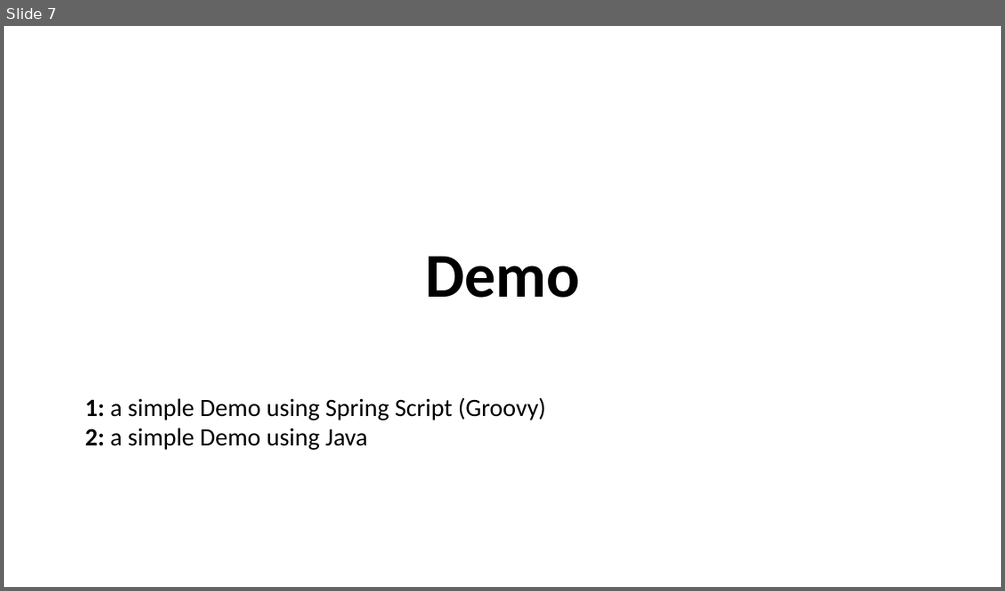
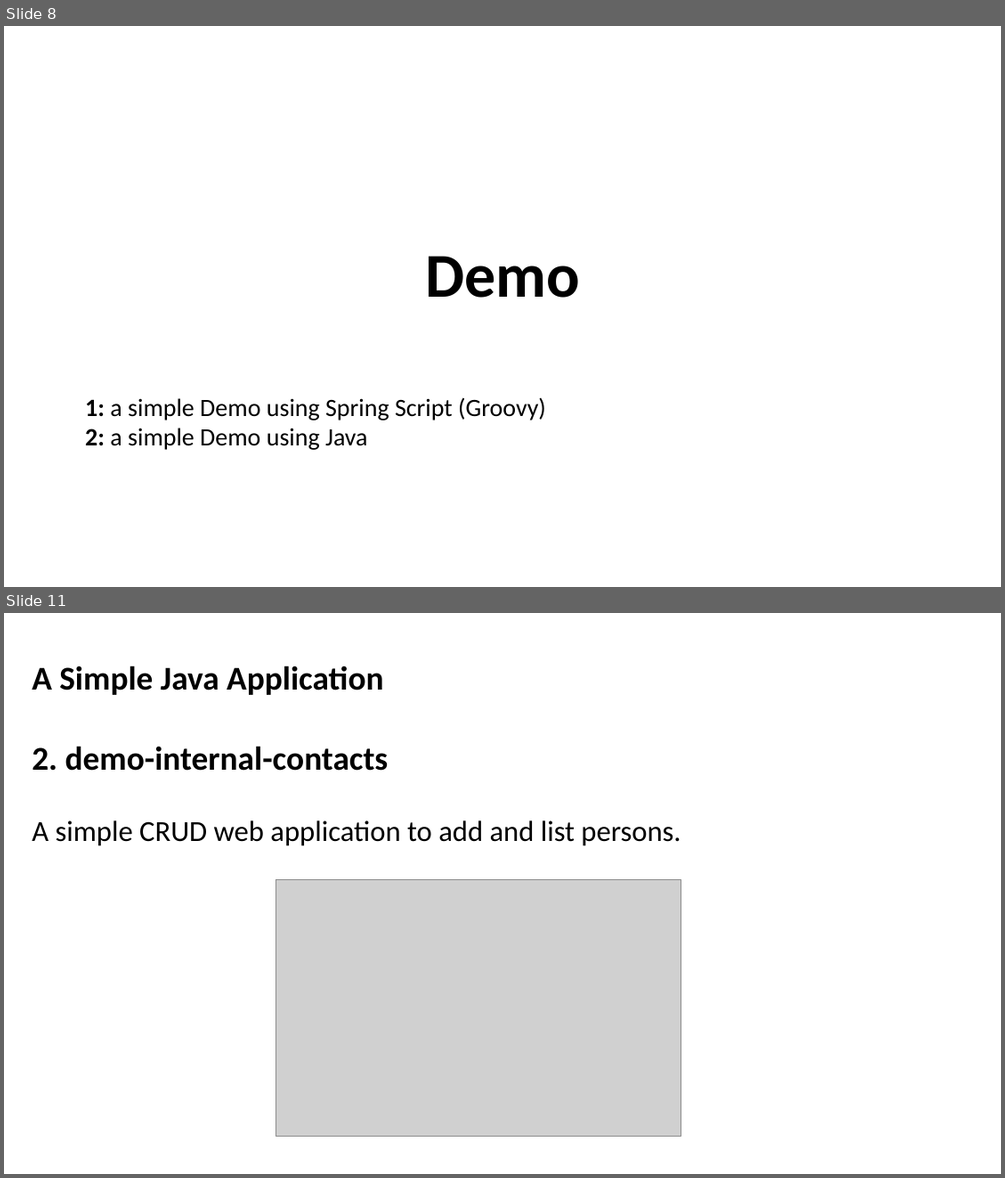
Before and after one commit to marcelovgomes/demo-internal-contacts, a slide deck: presentation_resources/spring-boot-demo-presentation.pptx. Shown one above the other, each under a label of ours: slide 7 before the commit, slides 8 and 11 after it; the slides between them are not shown. The pictures are 1005x591 and 1005x1178 pixels, drawn with LibreOffice and Linux fonts; fonts in the diff are those of the drawing; grey boxes stand for pictures. Boxes give left, top, right and bottom in pixels: in the first picture for what was removed or moved away, otherwise in the second. Text is boxed around its words. In the diff, an @@ line names an element or a change of style, - is before the commit and + after.

```diff
--- a/presentation_resources/spring-boot-demo-presentation.pptx
+++ b/presentation_resources/spring-boot-demo-presentation.pptx
@@ slide 11 added at (4,613,1001,1174), background #FFFFFF @@
@@ text added at (32,666,383,695), 32 pt, text #000000, bold @@
+A Simple Java Application
@@ text added at (32,746,680,846), 28 pt, text #000000 @@
+2. demo-internal-contacts
+A simple CRUD web application to add and list persons.
@@ picture added at (275,879,680,1136) @@
@@ what was slide 7 is now slide 8 @@
```
Also in this commit, not shown: 6 slides changed, 2 other slides added, 3 other files.
